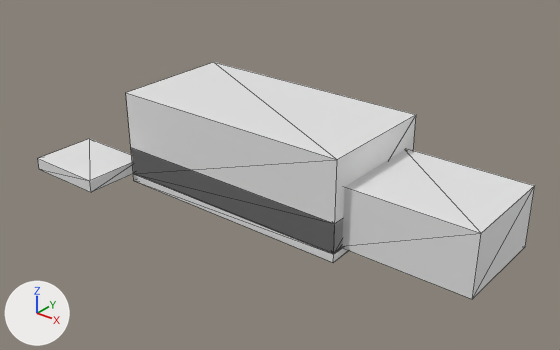
Two versions of the glTF model assets/models/thr_6a714fd9b6ce445584bb_llm_full.glb, one commit apart.
Camera for both pictures: a camera (50 mm lens) standing at (52.8, -63.4, 41.4) and looking at (2.7, -0.9, 2.7). The axes (+X, +Y, +Z) are drawn at lower left. The lights are the same throughout. The older version comes first. Mesh edges are drawn as thin lines. Where no turn or scale is listed for an object, it has been applied to the vertices.

In view in the first picture: 'debris_yard', 'floor1_remain', 'foundation', 'gym_wing', 'main_building' and 1 more.
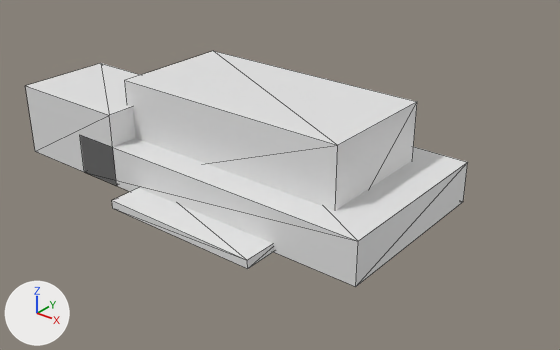
The change, as JSON lines over the scene's bpy script:
```json
{"block": "me_main_building", "where": "# used by ob_main_building; location = (0.0, 0.0, 0.0)"}
{"op": "remove", "block": "me_main_building", "code": "me_main_building.from_pydata(...)  # 8 vertices, 12 faces; spans x -15.0..15.0, y -7.5..7.5, z 0.0..10.5"}
{"op": "add", "block": "me_main_building", "code": "me_main_building.from_pydata(...)  # 8 vertices, 12 faces; spans x -15.0..15.0, y -7.5..7.5, z 0.0..12.0"}
{"block": "me_main_building", "change": "me_main_building part 1: the whole mesh is scaled about the mesh origin by (1, 1, 1.14)"}
{"block": "me_gym_wing", "where": "# used by ob_gym_wing; location = (0.0, 0.0, 0.0)"}
{"op": "remove", "block": "me_gym_wing", "code": "me_gym_wing.from_pydata(...)  # 8 vertices, 12 faces; spans x 14.5..29.5, y -6.0..6.0, z 0.0..7.0"}
{"op": "add", "block": "me_gym_wing", "code": "me_gym_wing.from_pydata(...)  # 8 vertices, 12 faces; spans x -30.0..-14.0, y -11.0..1.0, z 0.0..9.0"}
{"block": "me_gym_wing", "change": "me_gym_wing part 2: the whole mesh is scaled about its middle by (1.07, 1, 1.29), then moved by (-44.0, -5.0, 1.0)"}
{"op": "add", "block": "me_demolition_yard", "code": ["me_demolition_yard = bpy.data.meshes.new('demolition_yard')", "me_demolition_yard.from_pydata(...)  # a box spanning x -10.0..10.0, y -15.0..-9.0, z 0.0..1.0"]}
{"op": "add", "block": "me_temp_fence", "code": ["me_temp_fence = bpy.data.meshes.new('temp_fence')", "me_temp_fence.from_pydata(...)  # a box spanning x -20.0..20.0, y -11.0..11.0, z 0.0..5.0"]}
{"op": "remove", "block": "ob_floor1_remain", "code": ["ob_floor1_remain = bpy.data.objects.new('floor1_remain', me_floor1_remain)", "ob_floor1_remain.location = (0.0, 0.0, 0.0)"]}
{"op": "remove", "block": "ob_debris_yard", "code": ["ob_debris_yard = bpy.data.objects.new('debris_yard', me_debris_yard)", "ob_debris_yard.location = (0.0, 0.0, 0.0)"]}
{"op": "add", "block": "ob_demolition_yard", "code": ["ob_demolition_yard = bpy.data.objects.new('demolition_yard', me_demolition_yard)", "ob_demolition_yard.location = (0.0, 0.0, 0.0)"]}
{"op": "add", "block": "ob_temp_fence", "code": ["ob_temp_fence = bpy.data.objects.new('temp_fence', me_temp_fence)", "ob_temp_fence.location = (0.0, 0.0, 0.0)"]}
```

Where the change shows, as pixel boxes [x1, y1, x2, y2] in the pictures (560 x 350 px):
```json
{"object": "main_building", "change": "rescaled", "before": [126, 62, 416, 253], "after": [125, 51, 417, 210]}
{"object": "gym_wing", "change": "moved, rescaled", "before": [342, 149, 535, 299], "after": [26, 63, 140, 185]}
{"object": "temp_fence", "change": "added", "after": [80, 136, 468, 287]}
{"object": "demolition_yard", "change": "added", "after": [112, 188, 273, 269]}
{"object": "floor1_remain", "change": "deleted", "before": [131, 148, 343, 253]}
{"object": "debris_yard", "change": "deleted", "before": [38, 139, 133, 192]}
{"object": "foundation", "change": "unchanged, covered by the edit", "before": [133, 174, 349, 262]}
```
